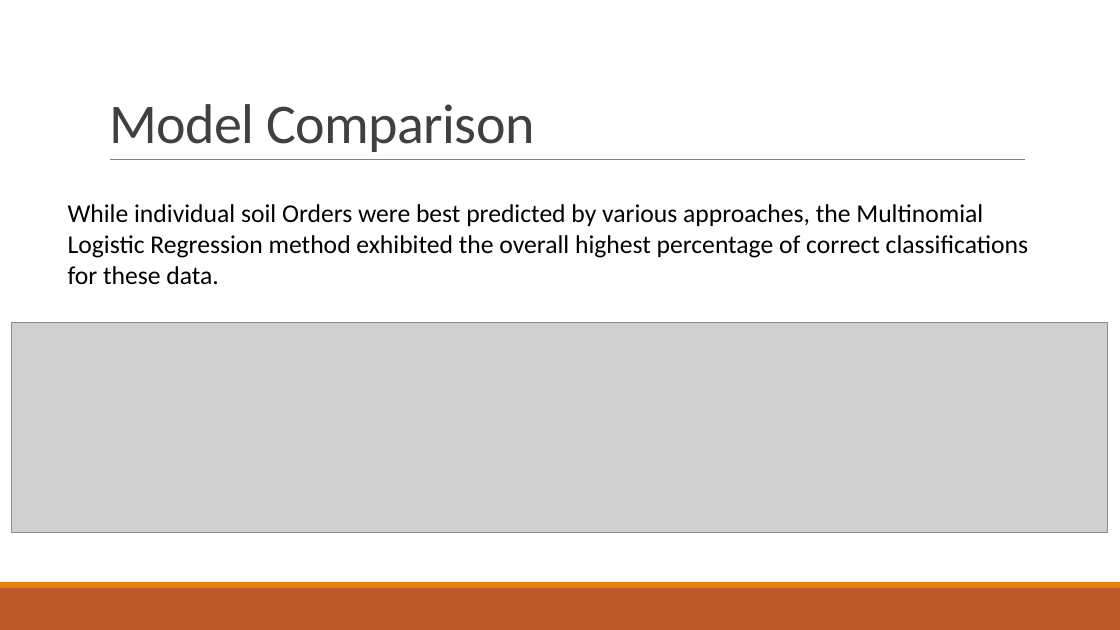
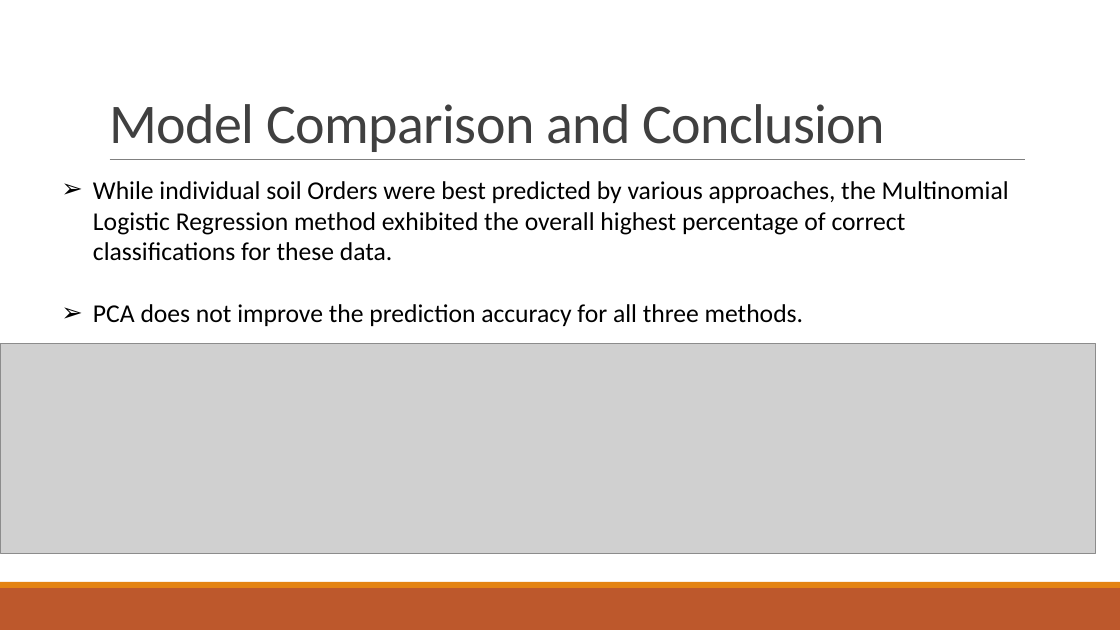
Before and after one commit to MLBartley/DataMiningCourse, a slide deck: slide 9 of Project1Slides.pptx. Drawn at 1120x630 pixels with LibreOffice and Linux fonts; fonts in the diff are those of the drawing; grey boxes stand for pictures. Boxes give left, top, right and bottom in pixels: in the first picture for what was removed or moved away, otherwise in the second. Text is boxed around its words. In the diff, an @@ line names an element or a change of style, - is before the commit and + after.

```diff
--- a/Project1Slides.pptx
+++ b/Project1Slides.pptx
@@ title at <box>109,104,885,152</box>: text changed @@
-Model Comparison
+Model Comparison and Conclusion
@@ text "While individual soil Orders were ...": place and size @@
-text "While individual soil Orders were ..." at <box>68,204,1028,285</box>
+text "While individual soil Orders were ..." at <box>93,181,1009,326</box>
@@ text at <box>93,181,1009,261</box>: bullet none to ➢ @@
@@ text at <box>93,304,804,326</box>: paragraph added @@
+➢ PCA does not improve the prediction accuracy for all three methods.
@@ picture: place and size @@
-picture at <box>12,323,1107,533</box>
+picture at <box>0,344,1096,554</box>
```
Also in this commit, not shown: 5 other slides changed.
